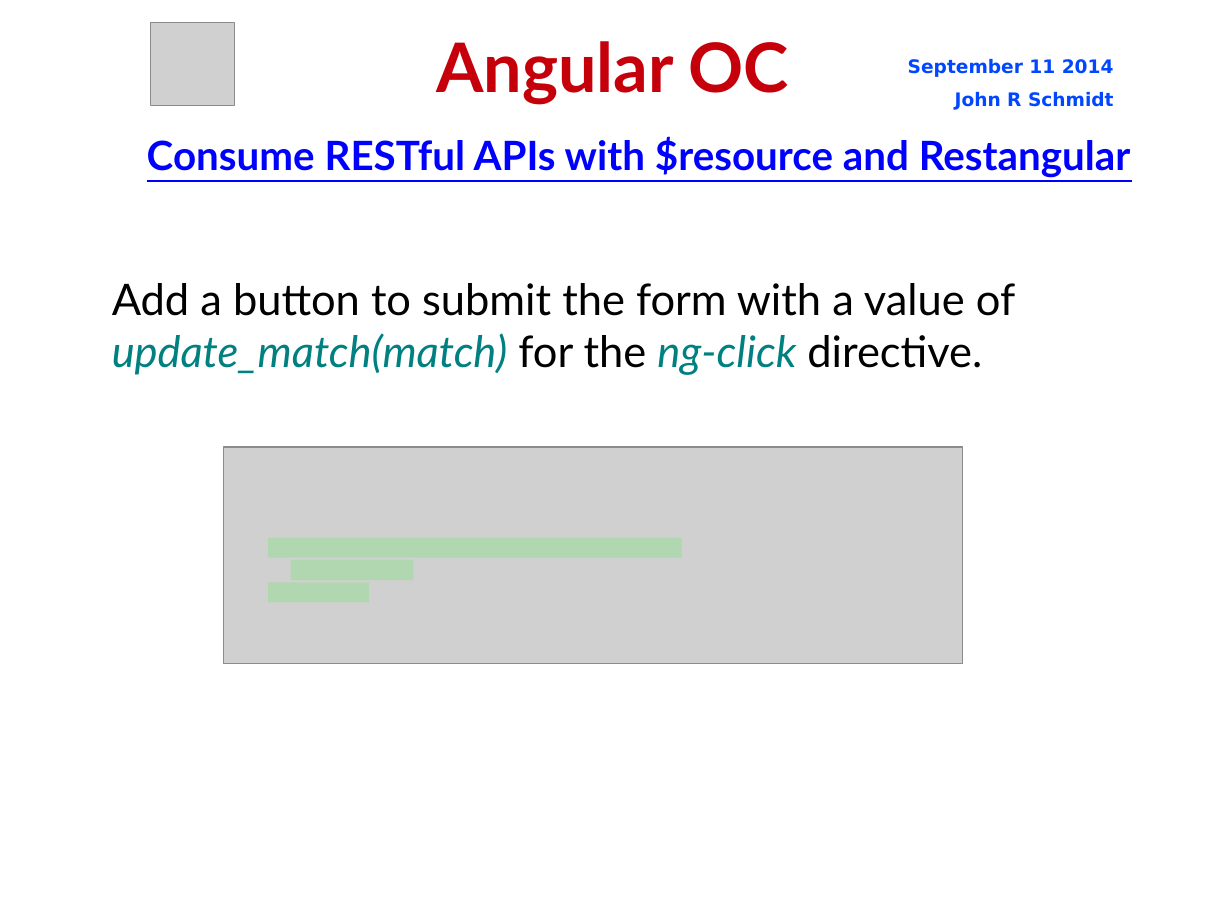
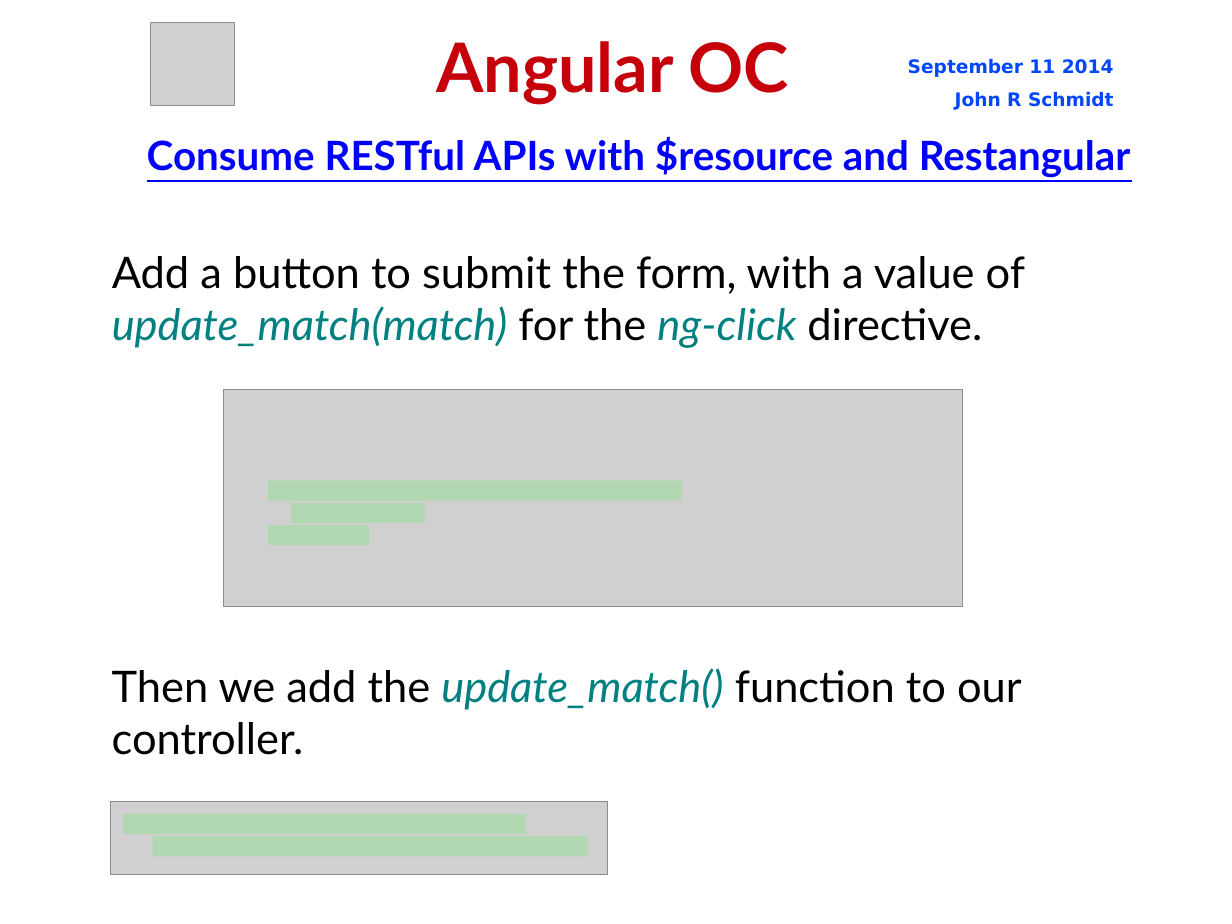
Before and after one commit to jrschmidt/fifa-angular-rest-demo, a slide deck: slide 46 of fifa.odp. Drawn at 1232x924 pixels with LibreOffice and Linux fonts; fonts in the diff are those of the drawing; grey boxes stand for pictures; background and template pictures are left out. Boxes give left, top, right and bottom in pixels: in the first picture for what was removed or moved away, otherwise in the second. Text is boxed around its words. In the diff, an @@ line names an element or a change of style, - is before the commit and + after.

```diff
--- a/fifa.odp
+++ b/fifa.odp
@@ subtitle at bbox=[112, 256, 1025, 348]: text changed @@
-Add a button to submit the form with a value of update_match(match) for the ng-click directive.
+Add a button to submit the form, with a value of update_match(match) for the ng-click directive.
@@ 2 lines, 1 picture: place and size @@
-2 lines, 1 picture at bbox=[224, 447, 963, 664]
+2 lines, 1 picture at bbox=[224, 390, 963, 607]
@@ line moved from (291, 570) - (414, 570) to (291, 513) - (425, 513) @@
@@ text added at bbox=[112, 668, 1022, 755], 28 pt, text #000000 @@
+Then we add the update_match() function to our controller.
@@ picture added at bbox=[111, 802, 608, 875] @@
@@ line added from (123, 824) to (525, 824), #00FF00 12.95 pt @@
@@ line added from (152, 846) to (588, 846), #00FF00 12.95 pt @@
```
Also in this commit, not shown: 4 other slides changed, 4 other files.
